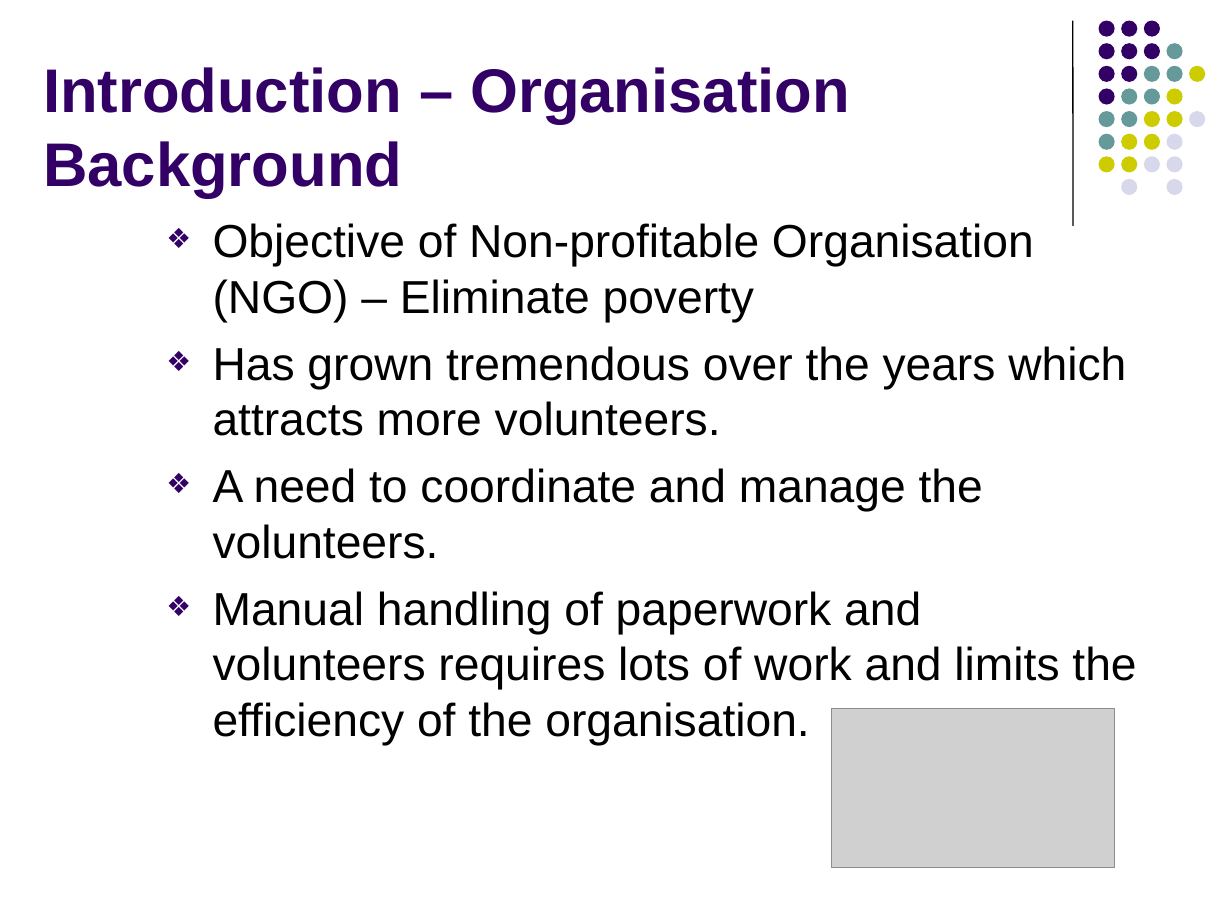
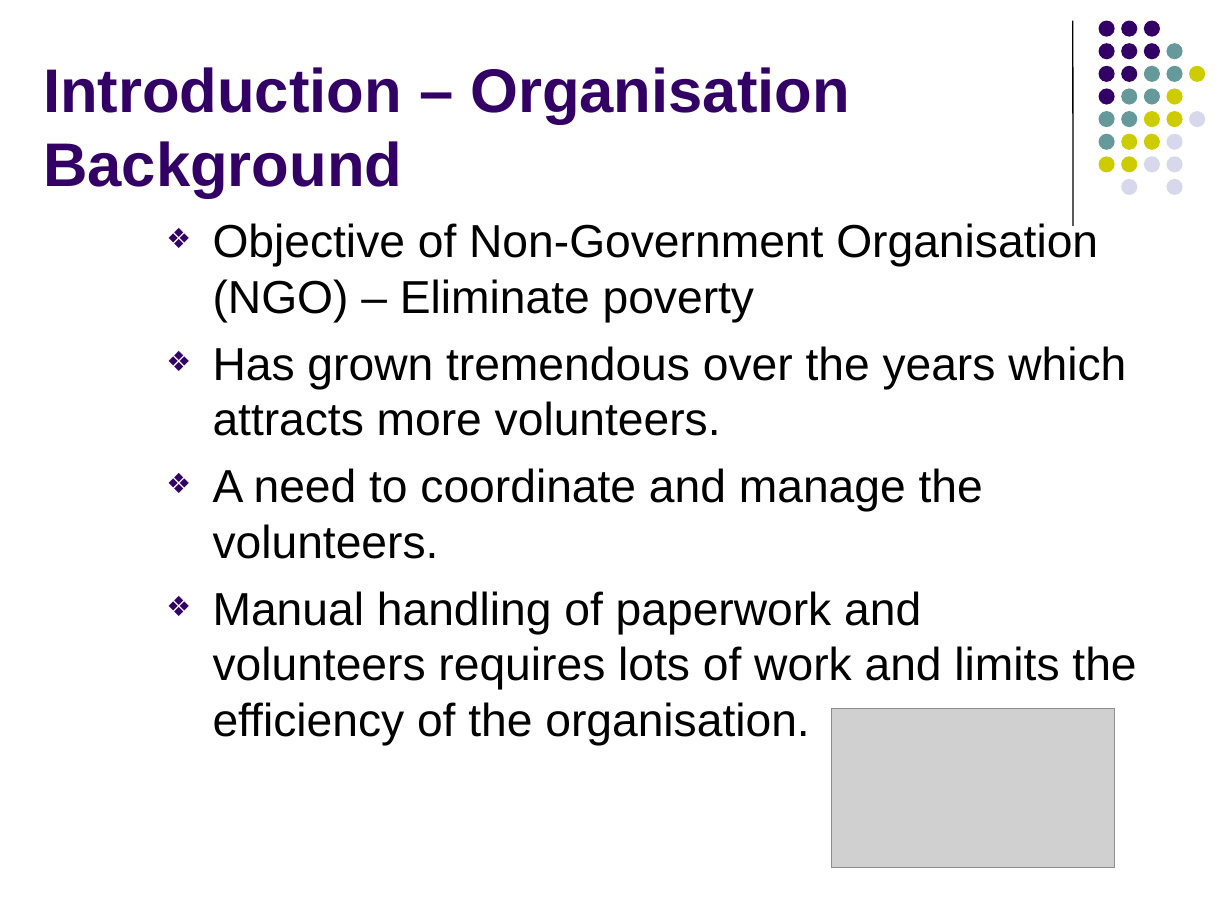
Before and after one commit to imireasa/mtech-se18-t08s, a slide deck: slide 4 of docs/W-9 Working Document/W-9.3 Presentation Slides/Phase1/vms_first_presentation_v0.1a.pptx. Drawn at 1232x924 pixels with LibreOffice and Linux fonts; fonts in the diff are those of the drawing; grey boxes stand for pictures. Boxes give left, top, right and bottom in pixels: in the first picture for what was removed or moved away, otherwise in the second. Text is boxed around its words. In the diff, an @@ line names an element or a change of style, - is before the commit and + after.

```diff
--- a/docs/W-9 Working Document/W-9.3 Presentation Slides/Phase1/vms_first_presentation_v0.1a.pptx
+++ b/docs/W-9 Working Document/W-9.3 Presentation Slides/Phase1/vms_first_presentation_v0.1a.pptx
@@ text at (213,221,1098,322): text changed @@
-❖ Objective of Non-profitable Organisation (NGO) – Eliminate poverty
+❖ Objective of Non-Government Organisation (NGO) – Eliminate poverty
```
Also in this commit, not shown: 7 other slides changed, 12 slides added, 4 slides removed.
